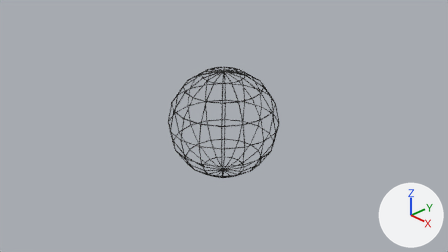
What one commit did to the Blender file res/models/Light.blend.
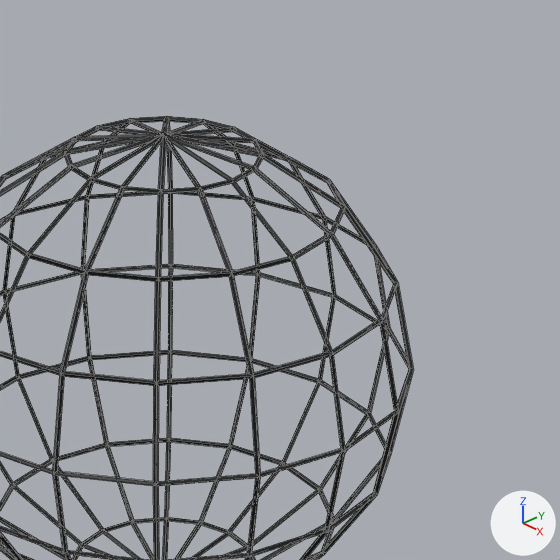
Old and new are each drawn from the file's camera 'Camera' and again close up on the part from 42% to 70% of the width and 16% to 66% of the height. The axes (+X, +Y, +Z) are drawn at lower right. The lights are the same throughout. The close-ups show mesh edges as thin lines.
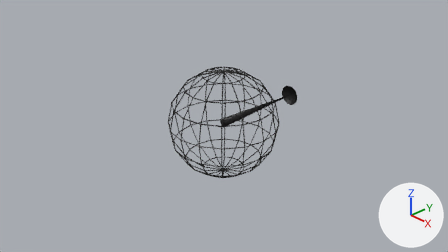
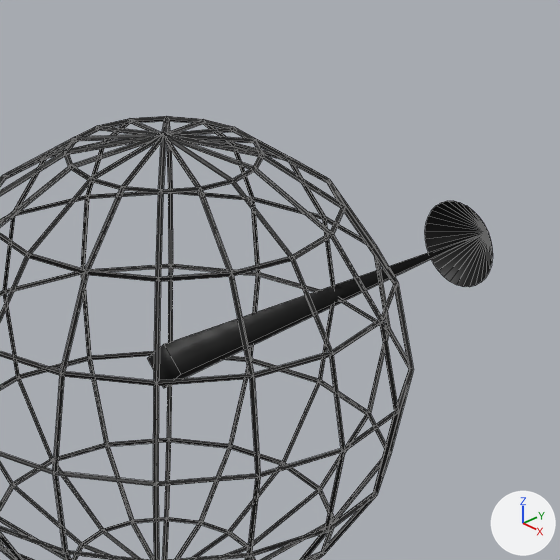
Edits to the bpy script that builds the scene:
```text
Add img_untitled:
    img_untitled = load_image('Untitled', 'Light.png', 1024, 1024, 'sRGB')
Change mat_material:
    remove mat_material.base_color = (0.0, 0.0, 0.0)  # black #000000
    add mat_material.texture = img_untitled
Add me_plane:
    me_plane.from_pydata(...)  # 55 vertices, 37 faces, 2 loose edges; spans x -0.2..0.2, y 0.0..2.0, z -0.2..0.2
    me_plane.polygons.foreach_set('use_smooth', [True] * 37)
    me_plane.materials.append(mat_material)  # picture img_untitled
Add ob_plane:
    ob_plane = bpy.data.objects.new('Plane', me_plane)
    ob_plane.location = (0.0, 0.0, 0.0)
```

Pixel boxes (x1, y1, x2, y2) of what changed, in the close-ups (560 x 560 px):
'Plane', added (black)
    after: (147, 201, 493, 388)
